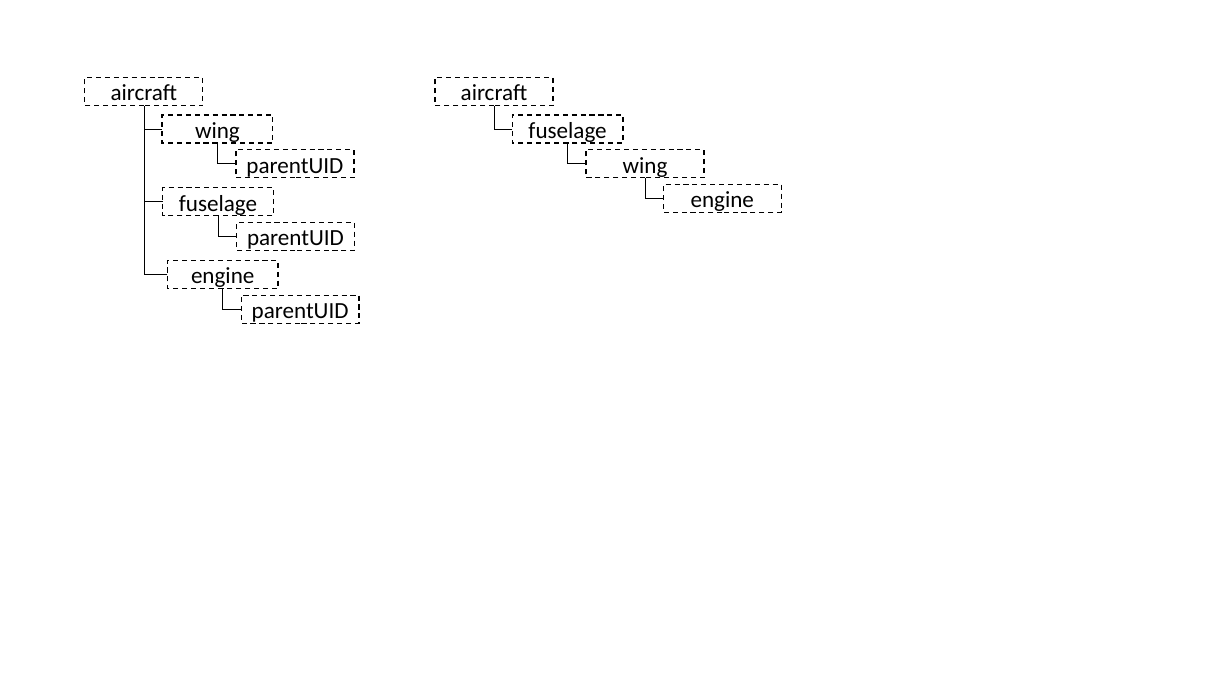
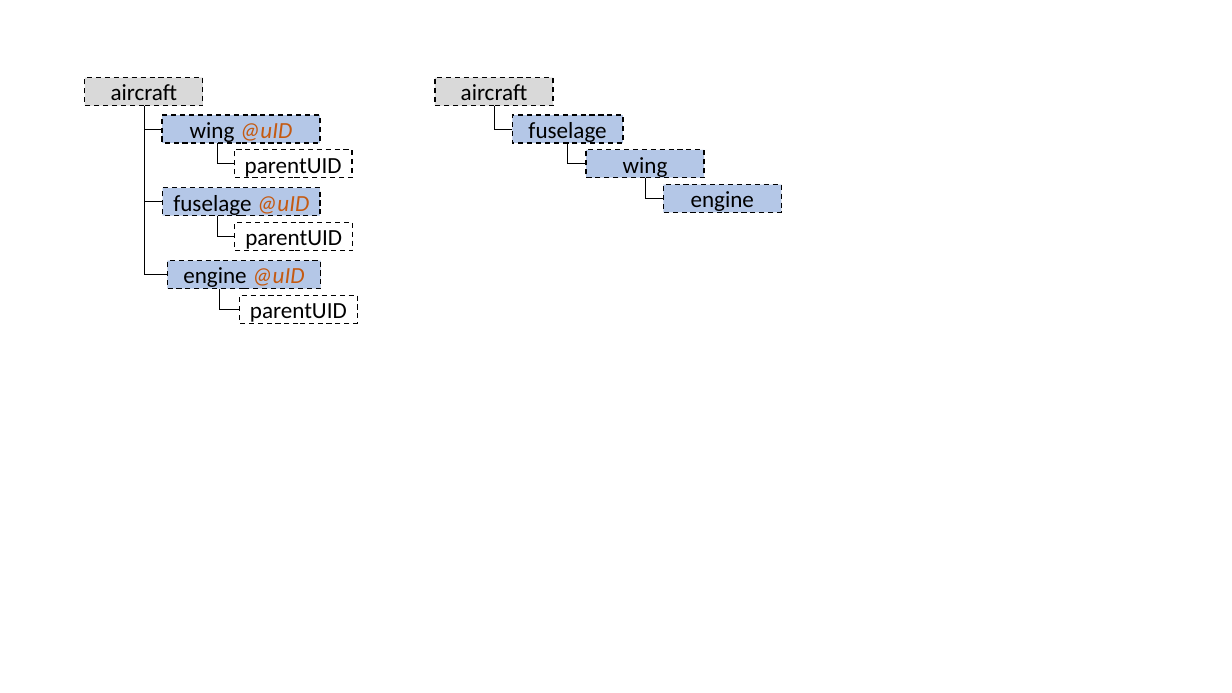
Before and after one commit to DLR-SL/CPACS, a slide deck: slide 1 of development/images/parentUID.pptx. Drawn at 1232x693 pixels with LibreOffice and Linux fonts; fonts in the diff are those of the drawing. Boxes give left, top, right and bottom in pixels: in the first picture for what was removed or moved away, otherwise in the second. Text is boxed around its words. In the diff, an @@ line names an element or a change of style, - is before the commit and + after.

```diff
--- a/development/images/parentUID.pptx
+++ b/development/images/parentUID.pptx
@@ rectangle "aircraft" at <box>85,78,203,105</box>: fill none to #D9D9D9 @@
@@ rectangle "aircraft" at <box>435,78,554,105</box>: fill none to #D9D9D9 @@
@@ fill none to #B4C7E7 in 6 elements at <box>512,116,623,143</box>, <box>586,150,704,177</box>, <box>664,185,782,213</box>, <box>167,261,321,288</box>, <box>163,188,320,215</box>, <box>162,116,320,143</box> @@
@@ rectangle "wing @uID": place and size @@
-rectangle "wing @uID" at <box>162,116,273,143</box>
+rectangle "wing @uID" at <box>162,116,320,143</box>
@@ text in rectangle at <box>190,122,293,144</box>: text changed @@
-wing
+wing @uID
@@ rectangle "fuselage @uID": place and size @@
-rectangle "fuselage @uID" at <box>163,188,274,215</box>
+rectangle "fuselage @uID" at <box>163,188,320,215</box>
@@ text in rectangle at <box>173,195,310,217</box>: text changed @@
-fuselage
+fuselage @uID
@@ elbow line (235, 237) - (217, 215): route changed @@
@@ rectangle "engine @uID": place and size @@
-rectangle "engine @uID" at <box>167,261,278,288</box>
+rectangle "engine @uID" at <box>167,261,321,288</box>
@@ text in rectangle at <box>183,267,305,290</box>: text changed @@
-engine
+engine @uID
@@ elbow line (239, 310) - (220, 288): route changed @@
```
Also in this commit, not shown: 2 other files.
